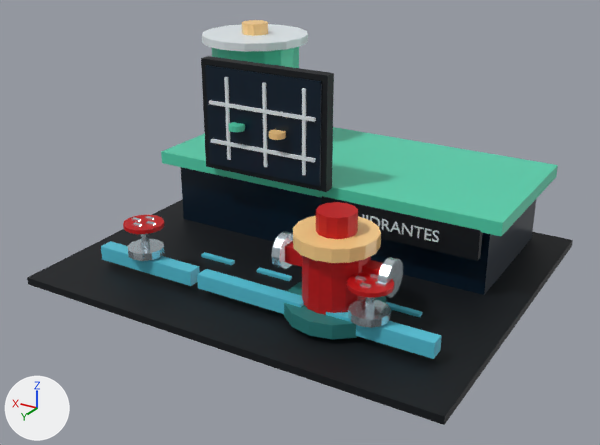
A saved change to the glTF model public/models/jarcedev/v1/hidrantes-station.glb.
Before and after are seen from a 50 mm camera at (-9.32, 16.16, 8.98) aimed at (-0.01, 0.64, 1.22). Lighting does not change. The marker at lower left points along +X, +Y and +Z. The picture after the commit comes second. Where no turn or scale is listed for an object, it has been applied to the vertices. Vertices at exactly the same position are counted once.

In view in the first picture: 'Batch_Hidrantes_ROOT_JD_amber', 'Batch_Hidrantes_ROOT_JD_chrome', 'Batch_Hidrantes_ROOT_JD_cyan', 'Batch_Hidrantes_ROOT_JD_mint', 'Batch_Hidrantes_ROOT_JD_navy', 'Batch_Hidrantes_ROOT_JD_red_bright', 'Batch_Hidrantes_ROOT_JD_white', 'HeroHydrantBody', 'HeroHydrantFoot', 'HydrantMapBoardScreen', 'WaterworksMain'.
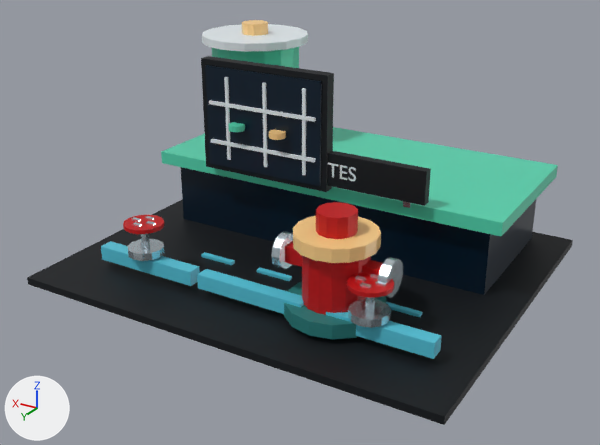
Commit message: build(blender): refresh five generated 3D models [skip ci]

Boxes (x1, y1, x2, y2) around the edits, measured in the pictures (600 x 445 px; the box of a moved part takes in the faces that stretch with it):
'Batch_Hidrantes_ROOT_JD_white', reshaped (35% narrower, 28% shorter)
    before: (202, 24, 439, 242)
    after: (202, 24, 356, 181)
part 1 of me_cylinder_045, added
    after: (403, 201, 411, 208)
part 2 of me_cube_234, moved or reshaped
    before: (321, 196, 483, 261)
    after: (327, 151, 431, 206)
part 3 of me_cylinder_047, moved or reshaped
    before: (432, 230, 439, 242)
    after: (348, 167, 356, 181)
part 4 of me_cylinder_047, moved or reshaped
    before: (424, 228, 432, 241)
    after: (340, 165, 347, 180)
part 5 of me_cylinder_047, moved or reshaped
    before: (414, 226, 424, 238)
    after: (328, 163, 339, 177)
part 6 of me_cylinder_047, moved or reshaped (not visible afterwards)
    before: (402, 223, 413, 237)
part 7 of me_cylinder_047, moved or reshaped (not visible afterwards)
    before: (382, 219, 401, 234)

Edits to the bpy script that builds the scene:
```text
Change me_cylinder_045:
    used by ob_batch_hidrantes_root_jd_chrome; location = (3.22, -2.42, 2.66)
    remove me_cylinder_045.from_pydata(...)  # 232 vertices, 404 faces; spans x -6.6..0.24, y -0.24..5.67, z -2.06..1.23
    add me_cylinder_045.from_pydata(...)  # 248 vertices, 428 faces; spans x -6.6..0.24, y -0.24..5.67, z -2.06..1.23
    me_cylinder_045 part 1: a new loose piece, a box spanning x -5.76..-5.59, y 2.27..2.49, z -0.74..-0.21, in mat_jd_chrome (white #d3e0e7)
    other edits to the shape of me_cylinder_045 do not show in these pictures
Change me_cube_234:
    where me_cube_234.from_pydata(...)  # 24 vertices, 36 faces; spans x -5.25..5.25, y -4.4..4.4, z -0.09..4.78
    used by ob_batch_hidrantes_root_jd_navy; location = (0.0, 0.0, -0.06)
    me_cube_234 part 2: the loose piece of 8 vertices spanning x -4.19..-0.25, y -0.12..0.05, z 1.07..1.79 is scaled about its middle by (1.5, 1.29, 1.1), then moved by (2.22, 0.17, 1.15)
Change me_cylinder_047:
    used by ob_batch_hidrantes_root_jd_white; location = (3.22, -2.42, 4.77)
    remove me_cylinder_047.from_pydata(...)  # 3994 vertices, 7944 faces; spans x -6.5..1.42, y -1.42..2.83, z -3.52..0.1
    add me_cylinder_047.from_pydata(...)  # 3994 vertices, 7944 faces; spans x -4.49..1.42, y -1.42..2.83, z -2.45..0.1
    me_cylinder_047 part 3: the loose piece of 1464 vertices spanning x -6.5..-6.34, y 2.49..2.5, z -3.52..-3.24 is scaled about its middle by (1.2, 1, 1.2), then moved by (2.02, 0.2, 1.15)
    me_cylinder_047 part 4: the loose piece of 144 vertices spanning x -6.31..-6.15, y 2.49..2.5, z -3.52..-3.25 is scaled about its middle by (1.2, 1, 1.2), then moved by (2.06, 0.2, 1.15)
    me_cylinder_047 part 5: the loose piece of 96 vertices spanning x -6.12..-5.89, y 2.49..2.5, z -3.52..-3.25 is scaled about its middle by (1.2, 1, 1.2), then moved by (2.11, 0.2, 1.15)
    me_cylinder_047 part 6: the loose piece of 120 vertices spanning x -5.85..-5.6, y 2.49..2.5, z -3.52..-3.25 is scaled about its middle by (1.2, 1, 1.2), then moved by (2.16, 0.2, 1.15)
    me_cylinder_047 part 7: the loose piece of 1258 vertices spanning x -5.57..-5.09, y 2.49..2.51, z -3.52..-3.24 is scaled about its middle by (1.2, 1, 1.2), then moved by (2.24, 0.2, 1.15)
    other edits to the shape of me_cylinder_047 do not show in these pictures
```
